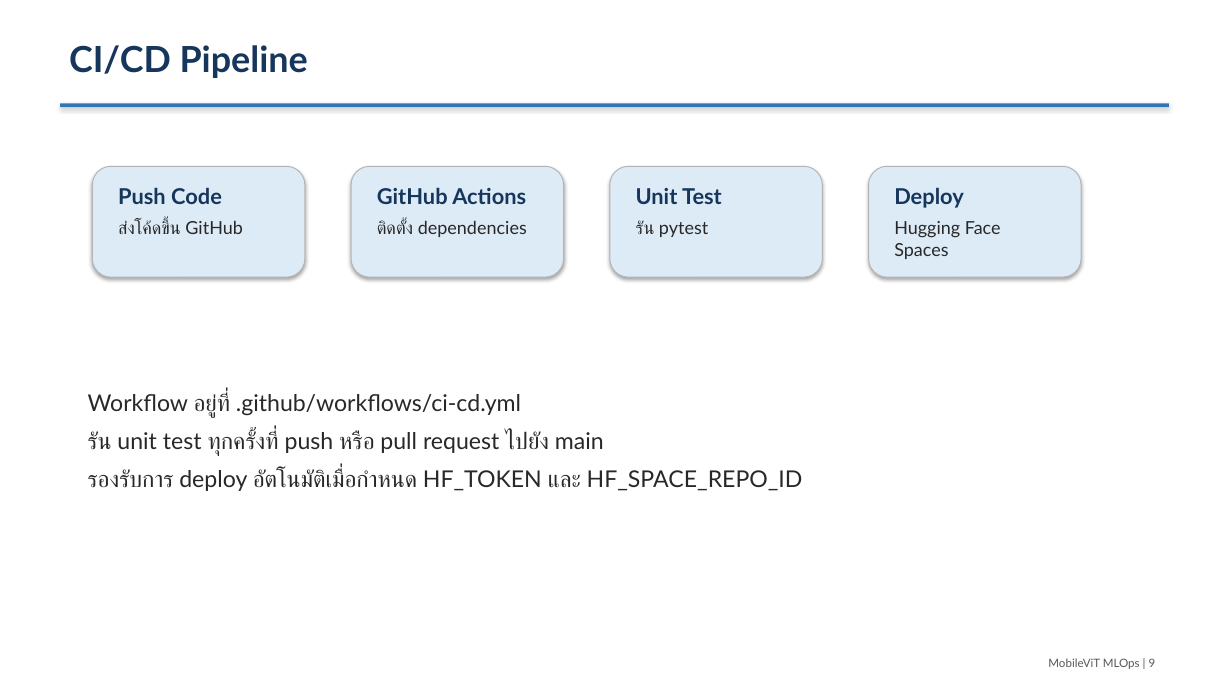
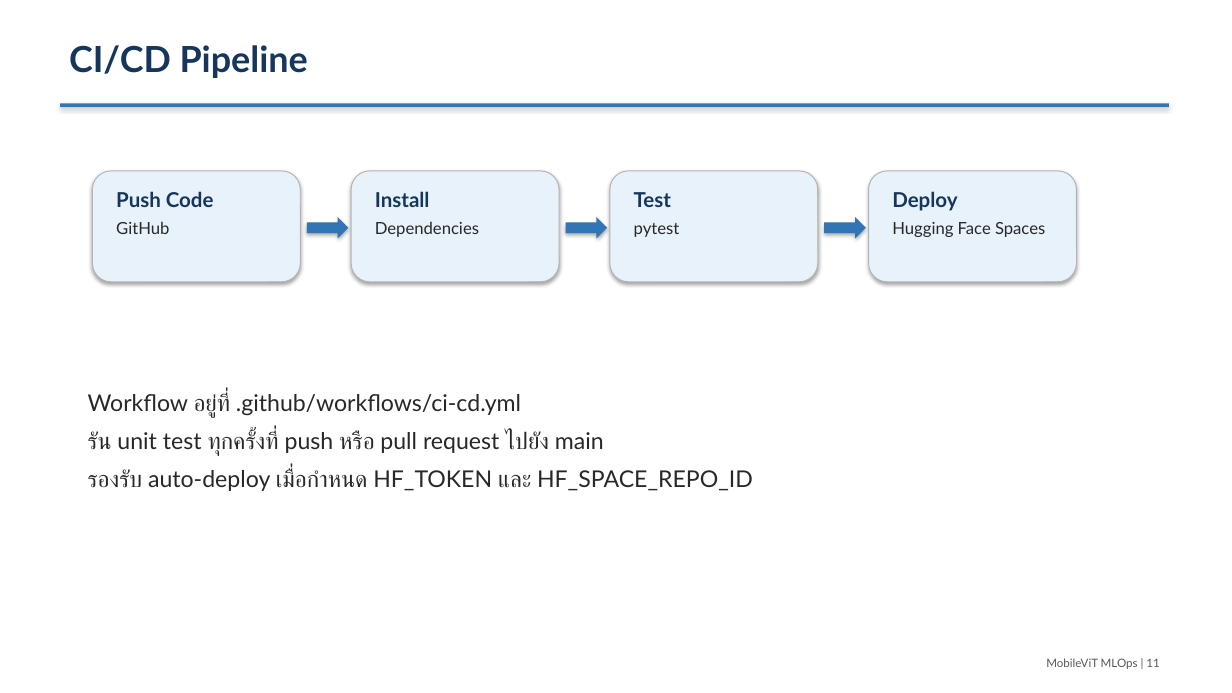
Before and after one commit to Tanasphon/AIE_MLOP_project, a slide deck: slide 11 of presentation/mobilevit_mlops_presentation.pptx (slide 9 before the commit). Drawn at 1232x693 pixels with LibreOffice and Linux fonts; fonts in the diff are those of the drawing. Boxes give left, top, right and bottom in pixels: in the first picture for what was removed or moved away, otherwise in the second. Text is boxed around its words. In the diff, an @@ line names an element or a change of style, - is before the commit and + after.

```diff
--- a/presentation/mobilevit_mlops_presentation.pptx
+++ b/presentation/mobilevit_mlops_presentation.pptx
@@ rounded rectangle: place and size @@
-rounded rectangle at (92,166,305,277)
+rounded rectangle at (92,171,300,282)
@@ fill #DDEBF7 to #E8F2FA in 3 elements at (92,171,300,282), (610,171,818,282), (351,171,559,282) @@
@@ rounded rectangle: place and size @@
-rounded rectangle at (351,166,564,277)
+rounded rectangle at (351,171,559,282)
@@ rounded rectangle: place and size @@
-rounded rectangle at (869,166,1081,277)
+rounded rectangle at (610,171,818,282)
@@ rounded rectangle removed at (610,166,823,277) @@
@@ rounded rectangle added at (869,171,1077,282), fill #E8F2FA, outline #B4B4B4 0.75 pt @@
@@ text at (116,191,214,207): size 17 to 16 pt in "Push Code" @@
@@ text at (375,191,479,237): text changed; size 14 to 13 pt @@
-GitHub Actions
-ติดตั้ง dependencies
+Install
+Dependencies
@@ text at (634,192,680,237): text changed; size 14 to 13 pt @@
-Unit Test
-รัน pytest
+Test
+pytest
@@ text "Deploy" at (892,191,1045,237): size 17 to 16 pt in "Deploy"; size 14 to 13 pt in "Hugging Face Spaces"; less space between paragraphs @@
@@ text at (116,221,169,234): text changed; size 14 to 13 pt @@
-ส่งโค้ดขึ้น GitHub
+GitHub
@@ right arrow added at (307,217,348,238), fill #3275B5 @@
@@ right arrow added at (566,217,607,238), fill #3275B5 @@
@@ right arrow added at (824,217,866,238), fill #3275B5 @@
@@ text at (88,468,753,491): text changed @@
-รองรับการ deploy อัตโนมัติเมื่อกำหนด HF_TOKEN และ HF_SPACE_REPO_ID
+รองรับ auto-deploy เมื่อกำหนด HF_TOKEN และ HF_SPACE_REPO_ID
@@ text at (1046,658,1159,669): text changed @@
-MobileViT MLOps | 9
+MobileViT MLOps | 11
```
Also in this commit, not shown: 9 other slides changed, 4 slides added, 1 other file.
